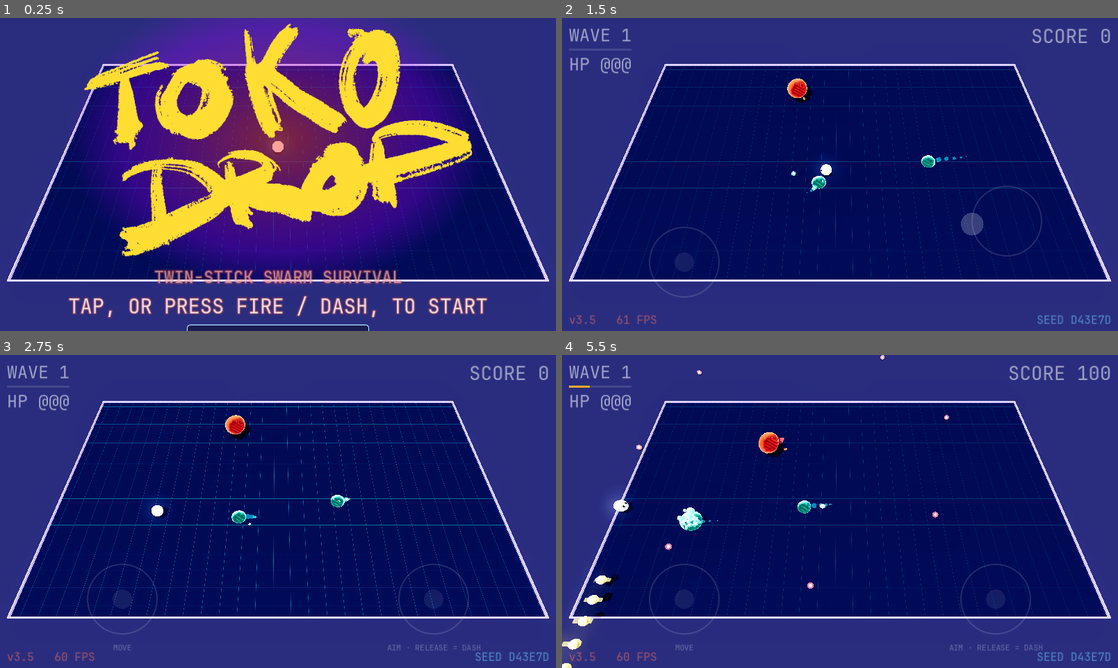
Above: before the commit, frames 1-4 (two rows, left to right).
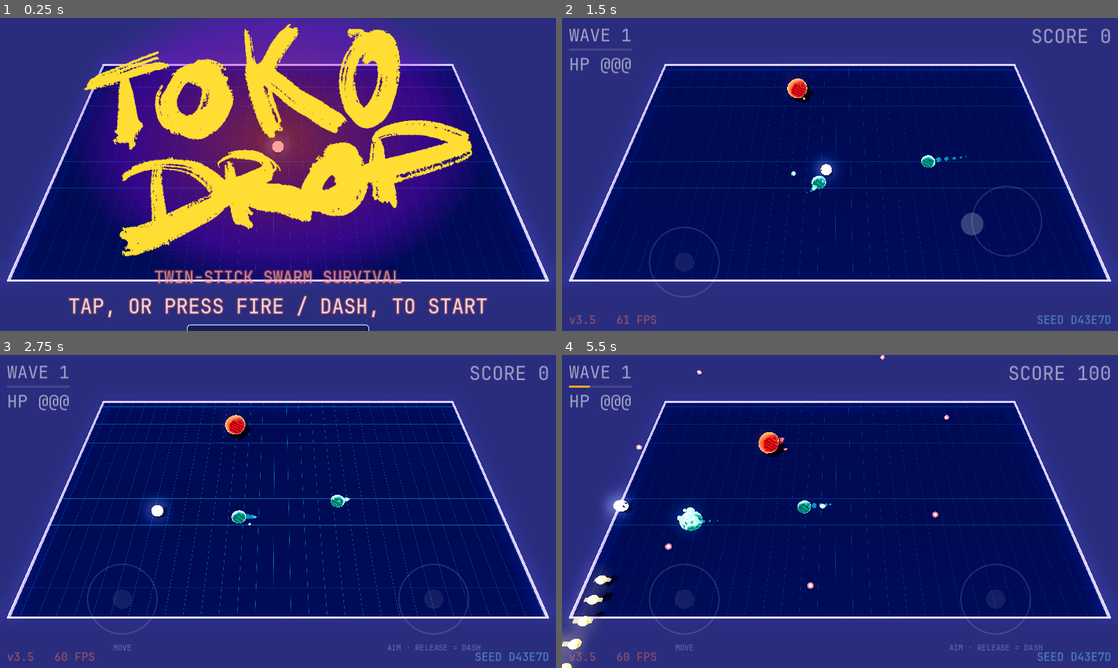
Above: after the commit, the same moments.

Repository: mbace1/toko-drop-godot
Game: Godot game, scene res://scenes/main.tscn
The game is run twice, just before and just after one commit, with the same random seed, the same clock (stepped at 60 frames per second) and the same inputs.
Inputs (mouse positions are in pixels of both pictures, inside the frame that each line leads up to):
- Up to frame 1 (0.25 s): no input
- Up to frame 2 (1.5 s): tap Enter at 0.5 s; move the mouse to (812, 237) at 0.52 s; hold W (move_up) 0.53-1.25 s; tap Space (dash) at 0.6 s; click (812, 237) at 0.67 s; drag from (1006, 221) to (812, 237) at 1.27 s
- Up to frame 3 (2.75 s): move the mouse to (111, 464) at 2.02 s; hold A (move_left) from 2.03 s (still down); hold Shift from 2.03 s (still down)
- Up to frame 4 (5.5 s): release A (move_left) at 2.75 s; release Shift at 2.75 s; drag from (867, 511) to (673, 464) at 2.77 s; move the mouse to (756, 433) at 3.52 s; hold S (move_down) 3.53-4.25 s; tap Space (dash) at 3.6 s; drag from (962, 495) to (756, 433) at 4.27 s; move the mouse to (728, 527) at 5.02 s; hold W (move_up) from 5.03 s (still down); hold Shift from 5.03 s (still down); click (728, 527) at 5.17 s

The runs differ from the first frame. In frame 2, less than 0.1% of the frame differs, in the area x 45-49%, y 46-53%; in frame 3, less than 0.1%; in frame 4, 0.5%, in the area x 0-37%, y 27-99%.

Commit message:
Q-034: bloom on the Compatibility tier -- the threshold, not the pass
Nothing bloomed on the web cabinet: not the emissive rail, not a body,
and no warning said so. Measured rather than assumed, with a probe that
boots the real scene on gl_compatibility and changes one variable at a
time. The glow pass WORKS there. What broke it is glow_hdr_threshold =
0.9 judged against an LDR scene buffer, where nothing exceeds ~0.5 after
tonemapping (the rail's brightest channel is 0.44). Lowering the
threshold alone produces a real halo with the void and floor untouched;
use_hdr_2d does buy an HDR buffer but triples the floor's brightness, a
different look and not this one. The numbers are in PORT_STATUS.md.

Shipped as COMPAT_GLOW_THRESHOLD = 0.4 on the compat tier, 0.9 kept on
Forward+. Picked on one seed against the Forward+ frame: 0.3 matches the
cube's halo but blooms the floor grid; 0.5 leaves the grid alone but the
halo is thin; 0.4 puts the cube's halo energy at Forward+'s without
lighting the grid.

Withdraws CLAUDE.md's Q-030 rule "on compat, build looks as tint and
shape, never as light" -- emission blooms there now. Q-030's own
transmittance term, cut as a tint for that reason, can be revisited as
light in a later pass; it is not wrong, just conservative.

Smoke 604 green. Q-033 (the compat floor hue) stays open and is now the
last named difference between the tiers.

Co-Authored-By: Claude Fable 5.1 <noreply@anthropic.com>
Claude-Session: https://claude.ai/code/session_013KsV5aTToRNVfdCfVet3JQ

Diff:
--- a/scripts/main.gd
+++ b/scripts/main.gd
@@ -52,6 +52,11 @@
 ## is what made this a day's work rather than a fortnight's.
 var arena := Arena.new(Arena.rect_shape(HALF_X_LANDSCAPE, HALF_Z_LANDSCAPE))
 var _xz := Arena.XZ.new()
+
+## Q-034: the glow threshold for the Compatibility tier's LDR buffer.
+## Forward+ keeps 0.9 against real HDR values; picked by same-seed picture
+## against the Forward+ frame (see PORT_STATUS.md, Q-034).
+const COMPAT_GLOW_THRESHOLD := 0.4
 
 func _set_arena_size(hx: float, hz: float) -> void:
 	half_x = hx
@@ -406,7 +411,12 @@
 	env.glow_intensity = 0.8
 	env.glow_strength = 1.0
 	env.glow_bloom = 0.05          # let the HDR threshold decide, not a floor
-	env.glow_hdr_threshold = 0.9   # "only the hottest highlights bloom"
+	# "only the hottest highlights bloom". Q-034: on the Compatibility tier
+	# the scene buffer is LDR — after tonemapping nothing exceeds ~0.5, so
+	# a 0.9 threshold meant NOTHING bloomed on the web, not even the rail,
+	# and no warning said so. Measured (PORT_STATUS.md, Q-034): the glow
+	# pass itself works there; only the threshold has to live in that range.
+	env.glow_hdr_threshold = 0.9 if not RenderTier.is_compat() else COMPAT_GLOW_THRESHOLD
 	# Q-030: SSAO and SSR are Forward+ only. On the Compatibility tier they
 	# are dropped by the renderer anyway (SSR with a warning, SSAO silently);
 	# gating them here makes that a stated choice rather than a surprise, and
Not shown, changed: CLAUDE.md
Not shown, changed: PORT_STATUS.md
Not shown, changed: QUEUE.md
